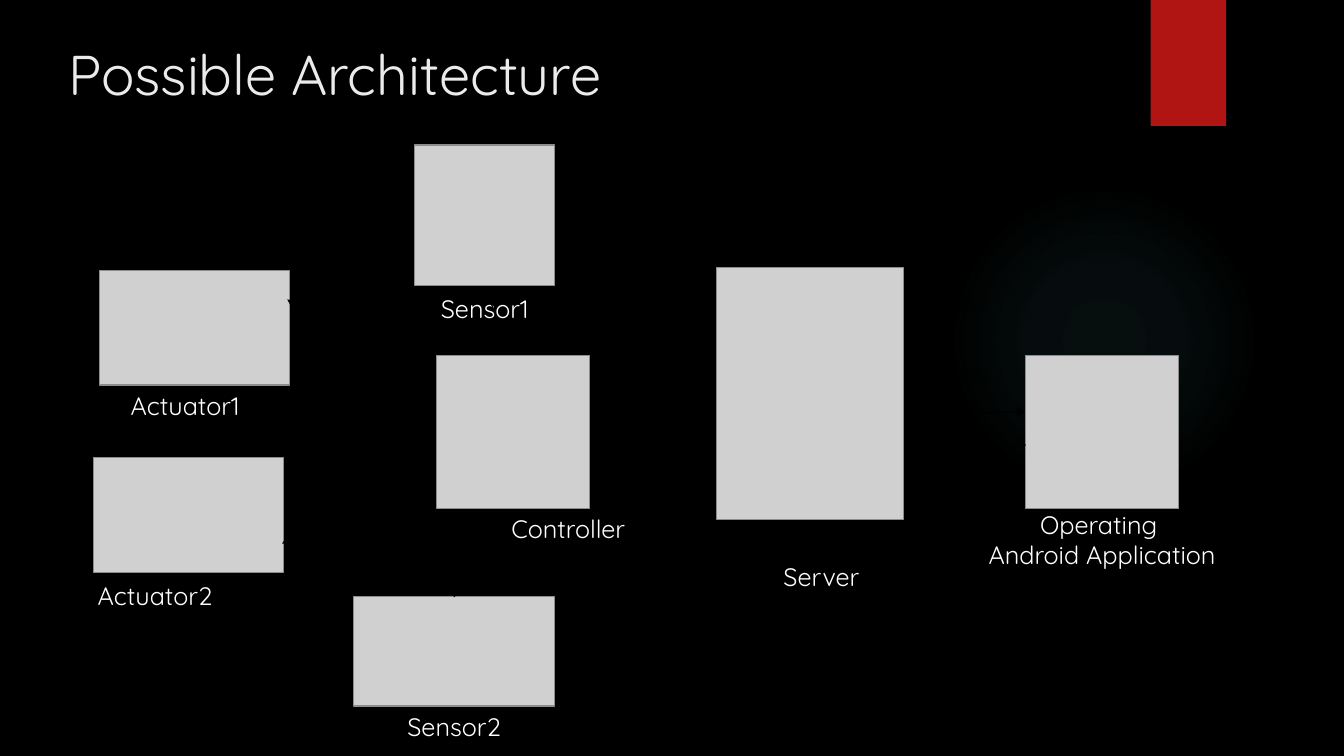
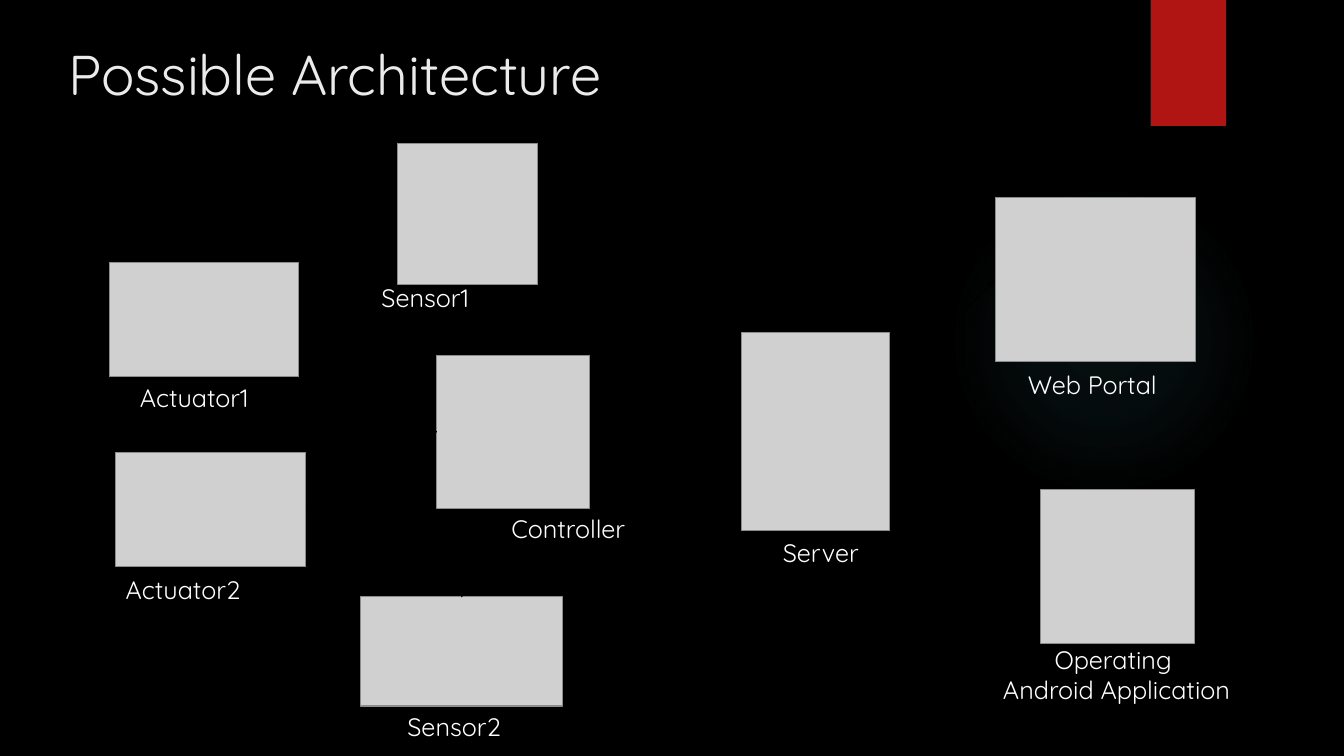
Before and after one commit to meet16/SmartFarm, a slide deck: slide 9 of Agri/SmartFarm.pptx (slide 11 before the commit). Drawn at 1344x756 pixels with LibreOffice and Linux fonts; fonts in the diff are those of the drawing; grey boxes stand for pictures; background and template pictures are left out. Boxes give left, top, right and bottom in pixels: in the first picture for what was removed or moved away, otherwise in the second. Text is boxed around its words. In the diff, an @@ line names an element or a change of style, - is before the commit and + after.

Commit message:
Latest PPT

```diff
--- a/Agri/SmartFarm.pptx
+++ b/Agri/SmartFarm.pptx
@@ picture: place and size @@
-picture at [414, 145, 555, 285]
+picture at [397, 144, 537, 284]
@@ picture added at [995, 198, 1196, 362] @@
@@ picture: place and size @@
-picture at [99, 271, 288, 385]
+picture at [109, 263, 298, 377]
@@ text "Sensor1" rewrapped from [441, 300, 529, 319] to [381, 281, 469, 308] @@
@@ arrow moved from (485, 288) - (513, 356) to (468, 284) - (513, 356) @@
@@ arrow added from (894, 385) to (995, 279), #000000 0.75 pt @@
@@ arrow moved from (287, 299) - (435, 403) to (299, 320) - (437, 432) @@
@@ picture: place and size @@
-picture at [716, 268, 903, 520]
+picture at [742, 333, 890, 531]
@@ text "Actuator1": place and size @@
-text "Actuator1" at [131, 397, 240, 416]
+text "Actuator1" at [140, 389, 249, 408]
@@ text added at [1028, 375, 1157, 395], 18 pt, text #FFFFFF @@
+Web Portal
@@ arrow moved from (904, 414) - (1025, 412) to (904, 414) - (1042, 531) @@
@@ arrow moved from (282, 543) - (436, 461) to (306, 509) - (437, 432) @@
@@ arrow moved from (904, 445) - (1025, 445) to (894, 449) - (1031, 571) @@
@@ picture: place and size @@
-picture at [94, 458, 283, 572]
+picture at [116, 453, 306, 567]
@@ picture: place and size @@
-picture at [1025, 356, 1179, 509]
+picture at [1042, 490, 1195, 643]
@@ text "Server": place and size @@
-text "Server" at [783, 568, 859, 587]
+text "Server" at [783, 544, 859, 563]
@@ text "Actuator2": place and size @@
-text "Actuator2" at [98, 587, 213, 606]
+text "Actuator2" at [126, 581, 241, 600]
@@ picture: place and size @@
-picture at [354, 597, 556, 706]
+picture at [361, 597, 563, 706]
@@ text "Operating": place and size @@
-text "Operating" at [989, 507, 1215, 569]
+text "Operating" at [1003, 642, 1230, 704]
```
Also in this commit, not shown: 3 other slides changed, 1 slide added, 2 slides removed, 1 other file.
